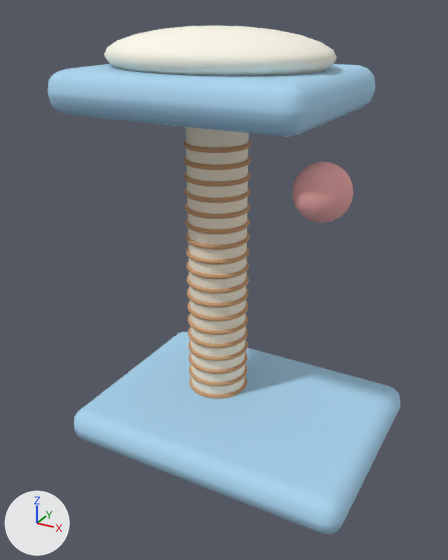
Two versions of the glTF model assets/3d/native/toy-scratchPostBlue.glb, one commit apart.
Rendered twice from a 50 mm lens placed at (1.027, -2.026, 1.709), pointed at (-0.054, -0.061, 0.727). The lights are fixed; the arrows at lower left show +X, +Y and +Z. The picture after the commit comes second. Where no turn or scale is listed for an object, it has been applied to the vertices.

Objects in the first picture: 'Cat tree base', 'Cushion', 'Dangling toy', 'Sisal post', 'Upper perch' and 18 more.
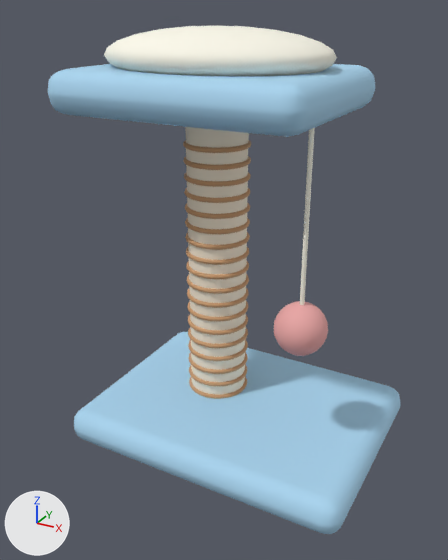
Scene script edits in JSON lines:
```json
{"op": "add", "block": "me_hanging_toy_string_004", "code": ["me_hanging_toy_string_004 = bpy.data.meshes.new('Hanging toy string.004')", "me_hanging_toy_string_004.from_pydata(...)  # 130 vertices, 256 faces; spans x -0.009..0.009, y -0.009..0.009, z -0.72..0.0", "me_hanging_toy_string_004.materials.append(mat_cream)  # white #fefbec"]}
{"op": "set", "path": "ob_dangling_toy.location", "old": "(0.35, -0.12, 1.15)", "new": "(0.3, -0.12, 0.63)"}
{"op": "add", "block": "ob_hanging_toy_string", "code": ["ob_hanging_toy_string = bpy.data.objects.new('Hanging toy string', me_hanging_toy_string_004)", "ob_hanging_toy_string.location = (0.3, -0.12, 1.43)"]}
```

Boxes (x1, y1, x2, y2) around the edits, measured in the pictures (448 x 560 px):
```json
{"object": "Dangling toy", "change": "moved", "before": [292, 162, 353, 223], "after": [273, 301, 328, 356]}
{"object": "Hanging toy string", "change": "added", "after": [300, 128, 315, 305]}
```
